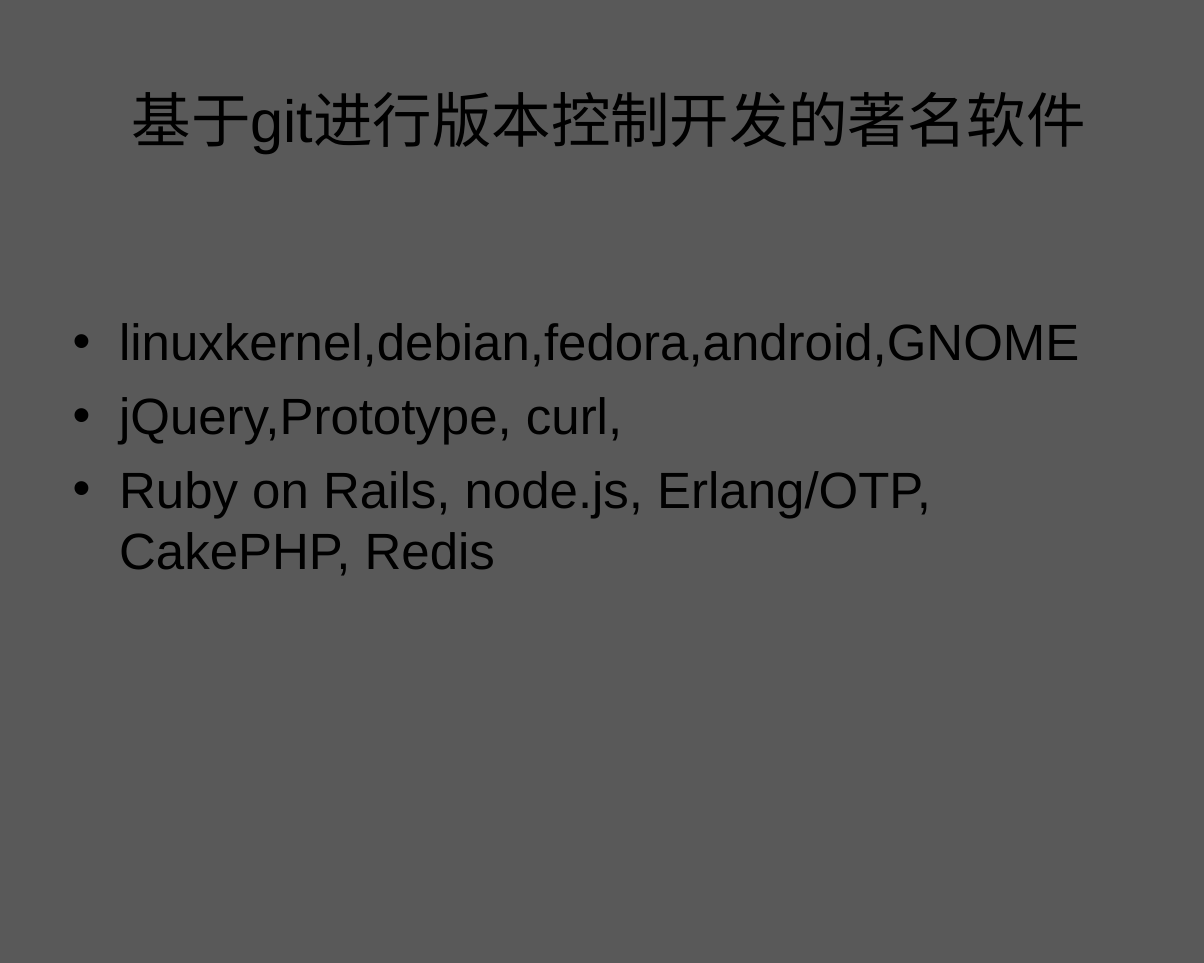
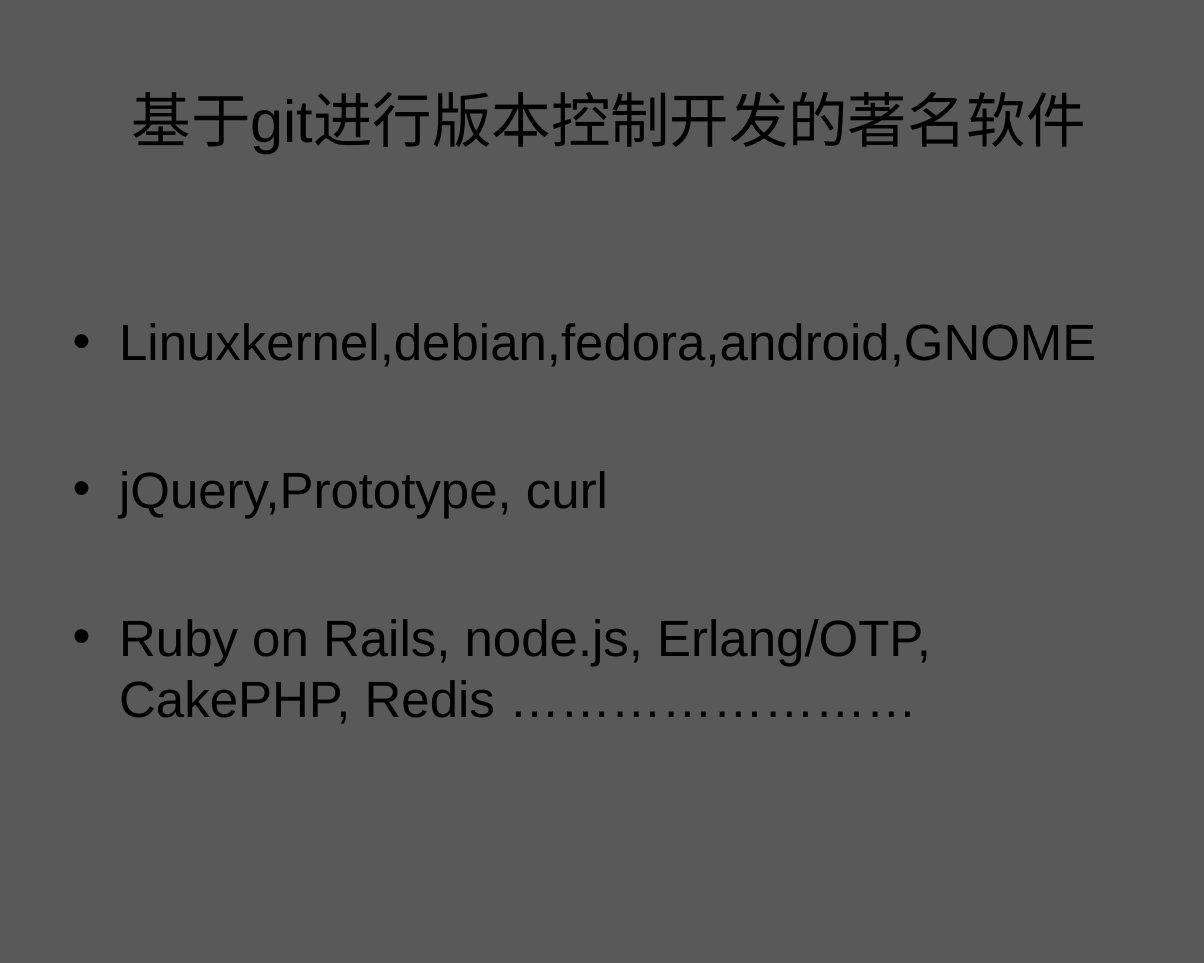
Before and after one commit to zhuxiaosheng/code, a slide deck: slide 5 of git.ppt. Drawn at 1204x963 pixels with LibreOffice and Linux fonts; fonts in the diff are those of the drawing; background and template pictures are left out. Boxes give left, top, right and bottom in pixels: in the first picture for what was removed or moved away, otherwise in the second. Text is boxed around its words. In the diff, an @@ line names an element or a change of style, - is before the commit and + after.

```diff
--- a/git.ppt
+++ b/git.ppt
@@ text at (x1=119, y1=323, x2=1096, y2=724): text changed @@
-• linuxkernel,debian,fedora,android,GNOME
-• jQuery,Prototype, curl,
-• Ruby on Rails, node.js, Erlang/OTP, CakePHP, Redis
+• Linuxkernel,debian,fedora,android,GNOME
+• jQuery,Prototype, curl
+• Ruby on Rails, node.js, Erlang/OTP, CakePHP, Redis ……………………
```
Also in this commit, not shown: 8 other slides changed, 10 slides added, 7 slides removed.
